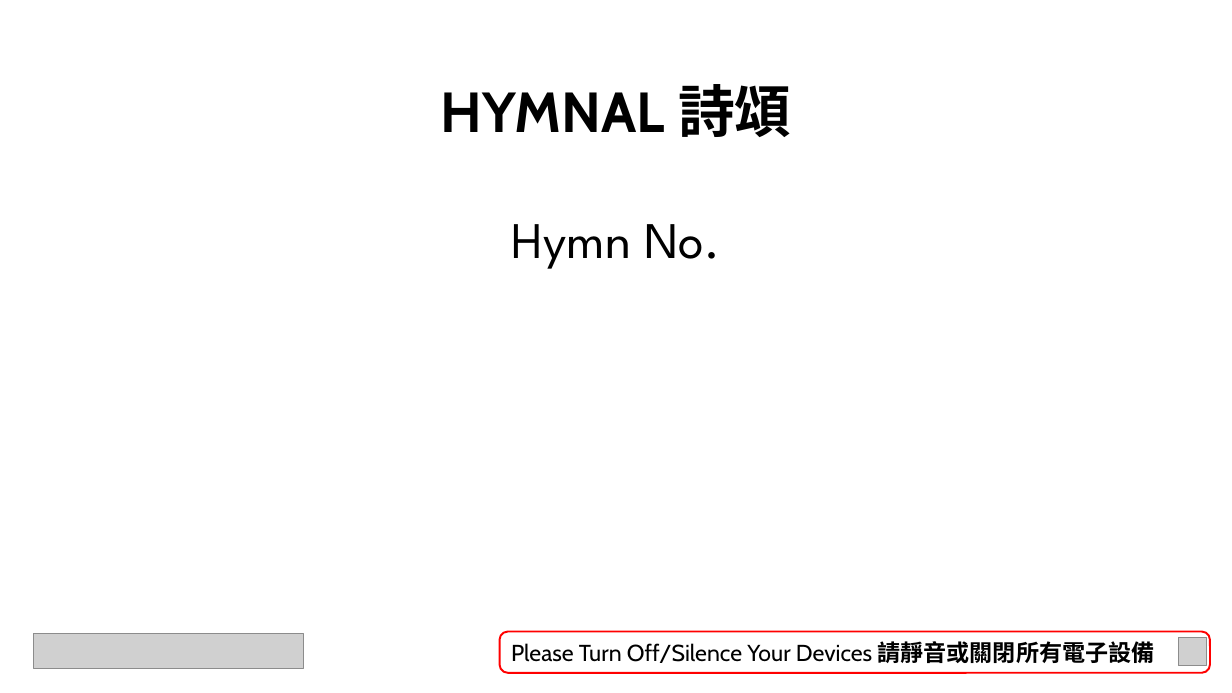
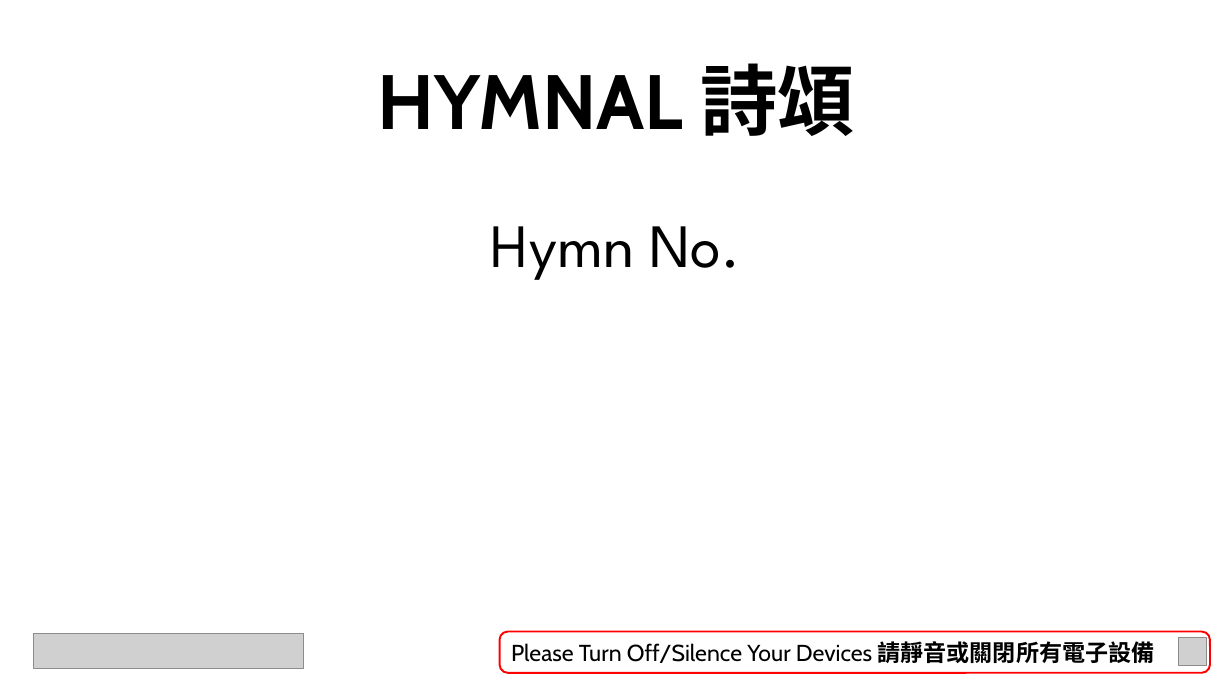
Before and after one commit to calebchanwy/tjc-powerpoint, a slide deck: slide 4 of TJCPowerPoint/Resources/ServiceWidescreen.pptx. Drawn at 1232x693 pixels with LibreOffice and Linux fonts; fonts in the diff are those of the drawing; grey boxes stand for pictures; background and template pictures are left out. Boxes give left, top, right and bottom in pixels: in the first picture for what was removed or moved away, otherwise in the second. Text is boxed around its words. In the diff, an @@ line names an element or a change of style, - is before the commit and + after.

```diff
--- a/TJCPowerPoint/Resources/ServiceWidescreen.pptx
+++ b/TJCPowerPoint/Resources/ServiceWidescreen.pptx
@@ text "HYMNAL 詩頌": place and size @@
-text "HYMNAL 詩頌" at <box>441,84,791,137</box>
+text "HYMNAL 詩頌" at <box>377,63,855,136</box>
@@ text "HYMNAL 詩頌" at <box>377,63,855,136</box>: size 44 to 60 pt @@
@@ text "Hymn No.": place and size @@
-text "Hymn No." at <box>512,224,720,269</box>
+text "Hymn No." at <box>491,226,741,280</box>
@@ text "Hymn No." at <box>491,226,741,280</box>: size 40 to 48 pt @@
```
Also in this commit, not shown: 3 other slides changed, 20 other files.
